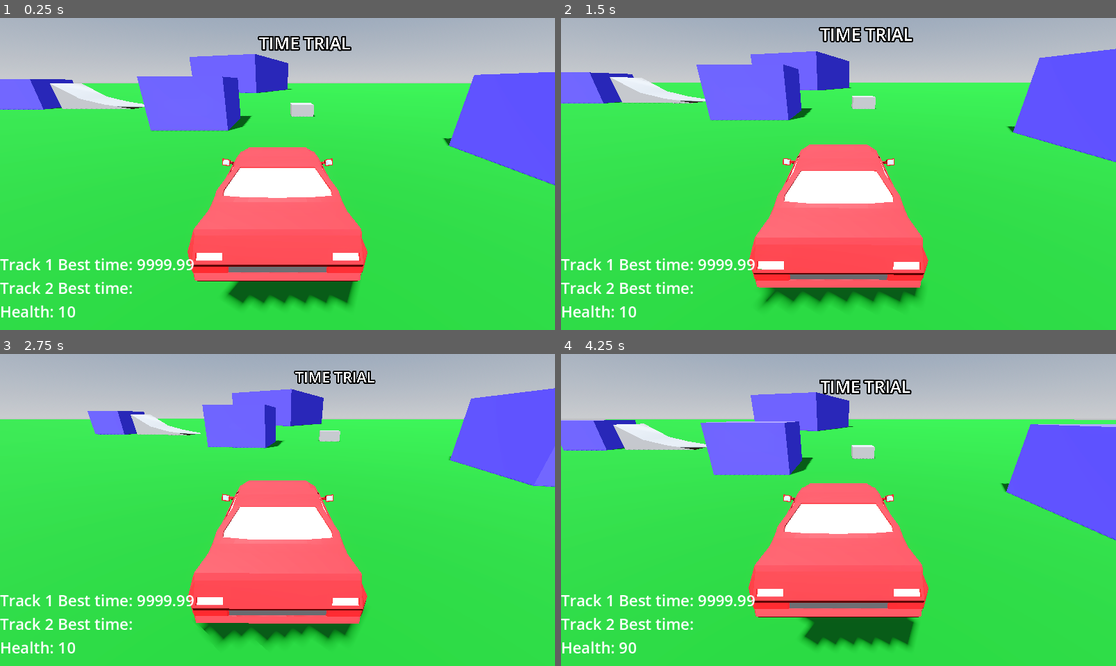
Above: before the commit, frames 1-4 (two rows, left to right).
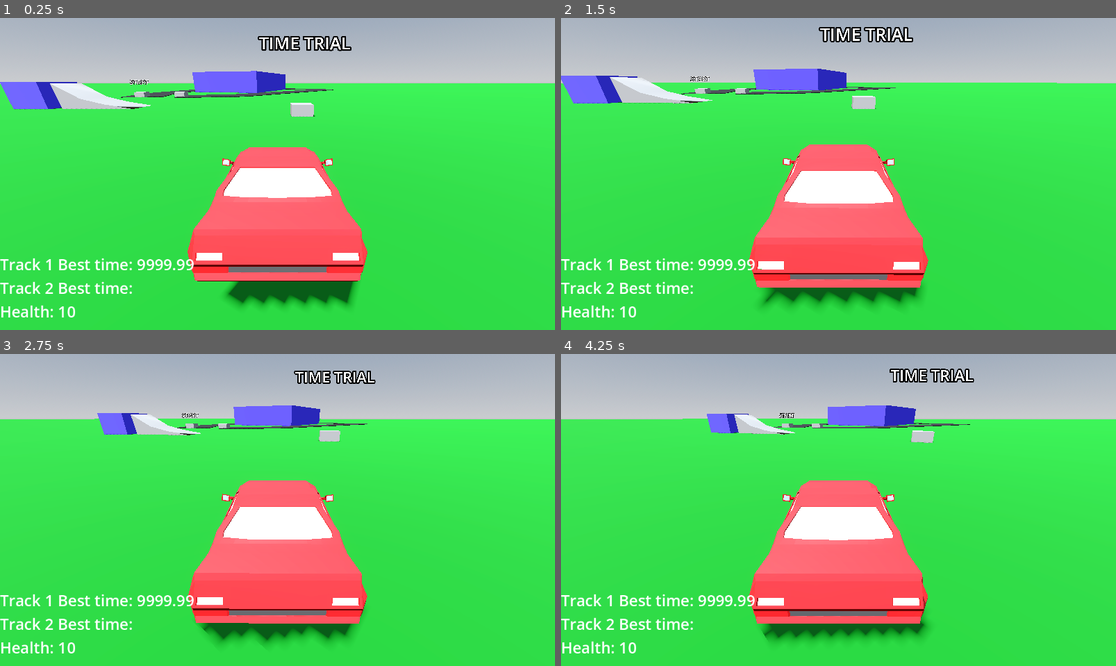
Above: after the commit, the same moments.

Repository: mje819/CarWorld
Game: Godot game, scene res://World/world.tscn
Two runs of this game, one before a commit and one after it. Both use one fixed random seed, a clock stepped at 60 frames per second and the inputs below.
Inputs:
- Up to frame 1 (0.25 s): no input
- Up to frame 2 (1.5 s): hold D (turn_right) 0.53-1.28 s; hold S (brake) from 1.28 s (still down)
- Up to frame 3 (2.75 s): release S (brake) at 2.03 s; hold D (turn_right) from 2.03 s (still down)
- Up to frame 4 (4.25 s): release D (turn_right) at 2.78 s; hold Space (accelerate) 2.78-3.53 s; hold A (turn_left) from 3.53 s (still down); tap R (reset) at 4.15 s

The runs differ from the first frame. In frame 1, 9.3% of the frame differs, in the area x 0-100%, y 11-54%; in frame 2, 9.0%; in frame 3, 7.2%; in frame 4, 20%, in the area x 0-100%, y 4-96%.

Commit message:
remove reset

Diff:
--- a/Tracks/track.gd
+++ b/Tracks/track.gd
@@ -11,6 +11,8 @@
 
 @onready var start_point: Marker3D = $StartPoint
 
+var track1_best_label
+var track2_best_label
 
 var time_elapsed : float = 0:
 	set(new_time):
@@ -19,6 +21,8 @@
 var best_time : float
 
 var all_checkpoints_passed := false
+
+
 
 func _on_start_detector_body_entered(_body: Node3D) -> void:
 	if visible:
@@ -33,8 +37,12 @@
 
 
 func _on_finish_detector_body_entered(_body: Node3D) -> void:
-	if checkpoint_1_passed and checkpoint_2_passed:
+	for checkpoint in get_tree().get_nodes_in_group("Checkpoints"):
 		all_checkpoints_passed = true
+		if checkpoint.passed == false:
+			all_checkpoints_passed = false
+			break
+
 	if all_checkpoints_passed:
 		if !timer.is_stopped():
 			print("finished")
--- a/World/time_trial_start.gd
+++ b/World/time_trial_start.gd
@@ -21,3 +21,4 @@
 	_body.global_position = start_point.global_position
 	_body.global_rotation = start_point.global_rotation
 	_body.engine_force = 0
+	_body.linear_velocity = Vector3(0,0,0)
--- /dev/null
+++ b/World/world.gd
@@ -0,0 +1,13 @@
+extends Node3D
+
+@onready var health_label: Label = $HUD/VBoxContainer/HealthLabel
+
+#func _ready() -> void:
+	#CarManager.health = CarManager.max_health
+
+#
+#func _process(_delta: float) -> void:
+	#if Input.is_action_just_pressed("reset"):
+		##CarManager.health = CarManager.max_health
+		#get_tree().reload_current_scene()
+		#
--- a/World/world.tscn
+++ b/World/world.tscn
@@ -1,11 +1,12 @@
 [gd_scene format=3 uid="uid://bgvt3t4t4fprf"]
 
 [ext_resource type="PackedScene" uid="uid://bp14bgrvmaki2" path="res://car/car.tscn" id="1_62w18"]
-[ext_resource type="PackedScene" uid="uid://cujupp8cdvucr" path="res://World/world_obstacle.tscn" id="2_8a836"]
+[ext_resource type="Script" uid="uid://bfrfyux0qj0po" path="res://World/world.gd" id="1_yf0ba"]
 [ext_resource type="PackedScene" uid="uid://cwu5dtg3vyawo" path="res://World/time_trial_start.tscn" id="3_j8job"]
 [ext_resource type="PackedScene" uid="uid://bn3bjblw2g41t" path="res://Tracks/track1.tscn" id="4_3f78f"]
 [ext_resource type="PackedScene" uid="uid://cj7ue6i7pj2fb" path="res://Tracks/track2.tscn" id="5_k8do8"]
 [ext_resource type="Script" uid="uid://b30hhju6usgmc" path="res://HUD/hud.gd" id="6_bkhv4"]
+[ext_resource type="Script" uid="uid://n5ydgodyn863" path="res://World/world_obstacle.gd" id="6_yf0ba"]
 
 [sub_resource type="ProceduralSkyMaterial" id="ProceduralSkyMaterial_8a836"]
 sky_horizon_color = Color(0.66224277, 0.6717428, 0.6867428, 1)
@@ -37,7 +38,17 @@
 [sub_resource type="LabelSettings" id="LabelSettings_yf0ba"]
 font_size = 32
 
+[sub_resource type="StandardMaterial3D" id="StandardMaterial3D_62w18"]
+albedo_color = Color(0.2970001, 0.26, 1, 1)
+
+[sub_resource type="BoxShape3D" id="BoxShape3D_wxfgi"]
+size = Vector3(10.408, 3.039, 15.605)
+
+[sub_resource type="BoxShape3D" id="BoxShape3D_wusto"]
+size = Vector3(2, 1.5, 2.5115967)
+
 [node name="World" type="Node3D" unique_id=2090731207]
+script = ExtResource("1_yf0ba")
 
 [node name="WorldEnvironment" type="WorldEnvironment" parent="." unique_id=281333146]
 environment = SubResource("Environment_3f78f")
@@ -56,23 +67,6 @@
 [node name="Car" parent="." unique_id=16548500 instance=ExtResource("1_62w18")]
 transform = Transform3D(1, 0, 0, 0, 1, 0, 0, 0, 1, 1.1434312, 0.65, -8.421466)
 
-[node name="WorldObstacle" parent="." unique_id=383658853 instance=ExtResource("2_8a836")]
-transform = Transform3D(1, 0, 0, 0, 1, 0, 0, 0, 1, 3.997307, 0.33358693, -2.2080088)
-
-[node name="WorldObstacle4" parent="." unique_id=1790128646 instance=ExtResource("2_8a836")]
-transform = Transform3D(1, 0, 0, 0, 1, 0, 0, 0, 1, 38.636566, 2.3380392, -20.016537)
-size = Vector3(5, 5, 5)
-
-[node name="WorldObstacle5" parent="." unique_id=291291156 instance=ExtResource("2_8a836")]
-transform = Transform3D(0.9435295, 0, -0.3312885, 0, 1, 0, 0.3312885, 0, 0.9435295, 6.667097, 2.3380392, 30.34925)
-size = Vector3(10.760284, 5, 15.526062)
-
-[node name="WorldObstacle2" parent="." unique_id=25296065 instance=ExtResource("2_8a836")]
-transform = Transform3D(1, 0, 0, 0, 1, 0, 0, 0, 1, -4.363549, 0.33358693, -6.391548)
-
-[node name="WorldObstacle3" parent="." unique_id=660152246 instance=ExtResource("2_8a836")]
-transform = Transform3D(1, 0, 0, 0, 1, 0, 0, 0, 1, 15.8422, 0.33358693, 3.394927)
-
 [node name="TimeTrialStart" parent="." unique_id=744200815 node_paths=PackedStringArray("track") instance=ExtResource("3_j8job")]
 track = NodePath("Track1")
 
@@ -84,7 +78,6 @@
 shape = SubResource("BoxShape3D_bkhv4")
 
 [node name="Track1" parent="TimeTrialStart" unique_id=1196417104 instance=ExtResource("4_3f78f")]
-visible = false
 
 [node name="TimeTrialStart2" parent="." unique_id=1114075049 node_paths=PackedStringArray("track") instance=ExtResource("3_j8job")]
 transform = Transform3D(1, 0, 0, 0, 1, 0, 0, 0, 1, 9.815323, 0, -97.37358)
@@ -116,12 +109,12 @@
 layout_mode = 2
 alignment = 1
 
-[node name="Track1BestTime" type="Label" parent="HUD/VBoxContainer" unique_id=966440508]
+[node name="Track1BestTime" type="Label" parent="HUD/VBoxContainer" unique_id=966440508 groups=["Track1BestTimeLabel"]]
 layout_mode = 2
 text = "Track 1 Best time: 9999.99"
 label_settings = SubResource("LabelSettings_k8do8")
 
-[node name="Track2BestTime" type="Label" parent="HUD/VBoxContainer" unique_id=1604883098]
+[node name="Track2BestTime" type="Label" parent="HUD/VBoxContainer" unique_id=1604883098 groups=["Track2BestTimeLabel"]]
 layout_mode = 2
 text = "Track 2 Best time:"
 label_settings = SubResource("LabelSettings_bkhv4")
@@ -131,4 +124,35 @@
 text = "Health: 90"
 label_settings = SubResource("LabelSettings_yf0ba")
 
+[node name="WorldObstacle" type="CSGBox3D" parent="." unique_id=383658853 groups=["Obstacles"]]
+transform = Transform3D(0.9571479, 0, -0.28959987, 0, 1, 0, 0.28959987, 0, 0.9571479, 6.775532, 1.279957, 30.22466)
+use_collision = true
+collision_layer = 2
+size = Vector3(10.408413, 3.0388184, 15.604616)
+material = SubResource("StandardMaterial3D_62w18")
+script = ExtResource("6_yf0ba")
+
+[node name="Area3D" type="Area3D" parent="WorldObstacle" unique_id=1510485901]
+
+[node name="CollisionShape3D" type="CollisionShape3D" parent="WorldObstacle/Area3D" unique_id=513994468]
+transform = Transform3D(1, 0, 0, 0, 1, 0, 0, 0, 1, 0.06930065, 0.018981934, -0.028924942)
+shape = SubResource("BoxShape3D_wxfgi")
+
+[node name="WorldObstacle2" type="CSGBox3D" parent="." unique_id=544761044 groups=["Obstacles"]]
+transform = Transform3D(1, 0, 0, 0, 1, 0, 0, 0, 1, 15.39934, 0.6942694, 3.4618468)
+use_collision = true
+collision_layer = 2
+size = Vector3(2, 1.5, 2.5)
+material = SubResource("StandardMaterial3D_62w18")
+script = ExtResource("6_yf0ba")
+
+[node name="Area3D" type="Area3D" parent="WorldObstacle2" unique_id=224435432]
+
+[node name="CollisionShape3D" type="CollisionShape3D" parent="WorldObstacle2/Area3D" unique_id=570493000]
+transform = Transform3D(1, 0, 0, 0, 1, 0, 0, 0, 1, -0.0072717667, 0.011734962, 0.0036215782)
+shape = SubResource("BoxShape3D_wusto")
+
+[connection signal="body_entered" from="WorldObstacle/Area3D" to="WorldObstacle" method="_on_area_3d_body_entered"]
+[connection signal="body_entered" from="WorldObstacle2/Area3D" to="WorldObstacle2" method="_on_area_3d_body_entered"]
+
 [editable path="TimeTrialStart"]
--- a/World/world_obstacle.tscn
+++ b/World/world_obstacle.tscn
@@ -18,7 +18,7 @@
 [node name="Area3D" type="Area3D" parent="." unique_id=1510485901]
 
 [node name="CollisionShape3D" type="CollisionShape3D" parent="Area3D" unique_id=513994468]
-transform = Transform3D(1, 0, 0, 0, 1, 0, 0, 0, 1, -0.0025863647, 0.0024871826, -0.0020599365)
-shape = SubResource("BoxShape3D_wxfgi")
+transform = Transform3D(1, 0, 0, 0, 1, 0, 0, 0, 1, -0.007271886, 0.011734962, -0.00022363663)
+shape = SubResource("BoxShape3D_wusto")
 
 [connection signal="body_entered" from="Area3D" to="." method="_on_area_3d_body_entered"]
--- a/car/car_manager.gd
+++ b/car/car_manager.gd
@@ -20,14 +20,15 @@
 func _ready() -> void:
 	health_label = get_tree().get_first_node_in_group("Health Label")
 	health = max_health
-	engine_power = 150
+	engine_power = max_power
 
 func _process(_delta: float) -> void:
 	# Maybe only for testing
-	if Input.is_action_just_pressed("reset"):
-		health = max_health
-		engine_power = max_power
-		get_tree().reload_current_scene()
+	#if Input.is_action_just_pressed("reset"):
+		#health = max_health
+		#engine_power = max_power
+		#get_tree().reload_current_scene()
+	pass
 
 func take_damage() -> void:
 	health -= 1
--- a/project.godot
+++ b/project.godot
@@ -26,6 +26,8 @@
 Checkpoints=""
 HUD=""
 "Health Label"=""
+Track2BestTimeLabel=""
+Track1BestTimeLabel=""
 
 [input]
 
Not shown, added: World/world.gd.uid
Not shown: 1 places in World/world_obstacle.tscn that only renumber resources
